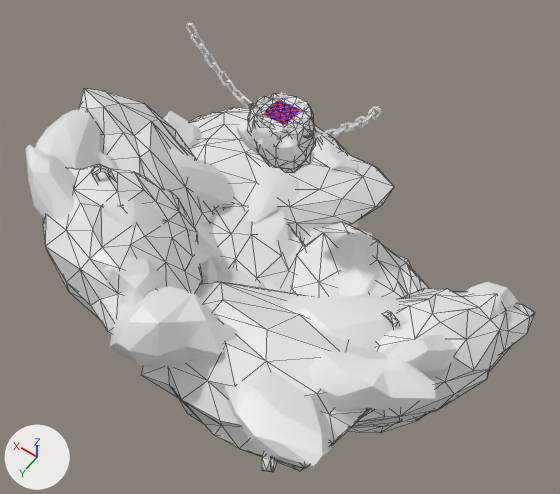
Renders of the Blender file 3D/Blend File/Environment.blend from each side of a commit.
Rendered twice from a camera (50 mm lens) standing at (-339.0, 478.0, 530.0) and looking at (-42.0, 62.0, -123.0). The lights are fixed; the arrows at lower left show +X, +Y and +Z. Mesh edges are drawn as thin lines on the coarser meshes.

Script lines for the objects in view, before the commit:
```python
me_circle_003 = bpy.data.meshes.new('Circle.003')
me_circle_003.from_pydata(...)  # 198 vertices, 363 faces; spans x -115.0..91.0, y -77.0..100.0, z -91.0..86.0
me_cube_001 = bpy.data.meshes.new('Cube.001')
me_cube_001.from_pydata(...)  # 52 vertices, 91 faces; spans x -39.0..48.0, y -95.0..94.0, z -18.0..23.0
me_cube_001.polygons.foreach_set('use_smooth', [True] * 91)
me_cube_053 = bpy.data.meshes.new('Cube.053')
me_cube_053.from_pydata(...)  # 52 vertices, 91 faces; spans x -51.6..47.0, y -42.9..38.0, z -42.0..56.6
me_cube_053.polygons.foreach_set('use_smooth', [True] * 91)
ob_platform_003 = bpy.data.objects.new('Platform.003', me_circle_003)
ob_platform_003.location = (76.0, 168.0, -91.0)
_m = ob_platform_003.modifiers.new('EdgeSplit', 'EDGE_SPLIT')
_m.split_angle = 0.301
ob_rock3_011 = bpy.data.objects.new('Rock3.011', me_cube_001)
ob_rock3_011.location = (4.0, 70.0, -191.0)
_m = ob_rock3_011.modifiers.new('Bevel', 'BEVEL')
_m.width = 0.004
_m.width_pct = 0.004
_m.segments = 4
_m.angle_limit = 0.321
_m = ob_rock3_011.modifiers.new('EdgeSplit', 'EDGE_SPLIT')
_m.split_angle = 0.321
ob_rock3_025 = bpy.data.objects.new('Rock3.025', me_cube_053)
ob_rock3_025.location = (111.0, 35.0, -140.0)
_m = ob_rock3_025.modifiers.new('Bevel', 'BEVEL')
_m.width = 0.004
_m.width_pct = 0.004
_m.segments = 4
_m.angle_limit = 0.321
_m = ob_rock3_025.modifiers.new('EdgeSplit', 'EDGE_SPLIT')
_m.split_angle = 0.321
# also in view: 'Rock2.010' at (168.0, -17.0, -159.0); 'CheckerBoardPlatrform' at (0.0, 0.0, 0.0); 'Platform.005' at (-89.0, 158.0, -156.0); 'Rock2.016' at (-249.0, 14.0, -120.0); 'Rock2.012' at (-42.0, 237.0, -66.0)
```
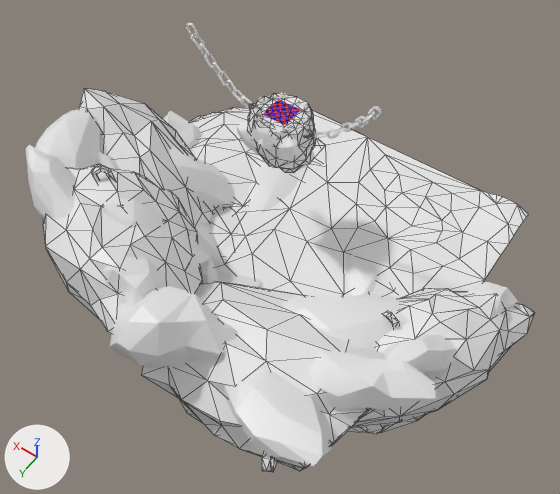
Pixel boxes (x1, y1, x2, y2) of what changed, in the pictures (560 x 494 px):
'Plane', added: after (213, 111, 528, 434)
'Platform.007', unchanged, covered by the edit: before (292, 222, 428, 298); after (369, 280, 394, 296)
'Platform.002', unchanged, covered by the edit: before (208, 205, 306, 294); after (208, 206, 239, 251)
'Rock3.011', unchanged, covered by the edit: before (250, 211, 297, 260)

Edits to the bpy script that builds the scene:
```text
Add me_plane:
    me_plane.from_pydata(...)  # 81 vertices, 124 faces; spans x -208.0..154.0, y -192.0..154.0, z -1.0..7.0
Add ob_plane:
    ob_plane = bpy.data.objects.new('Plane', me_plane)
    ob_plane.location = (-24.0, 15.0, -168.0)
```
